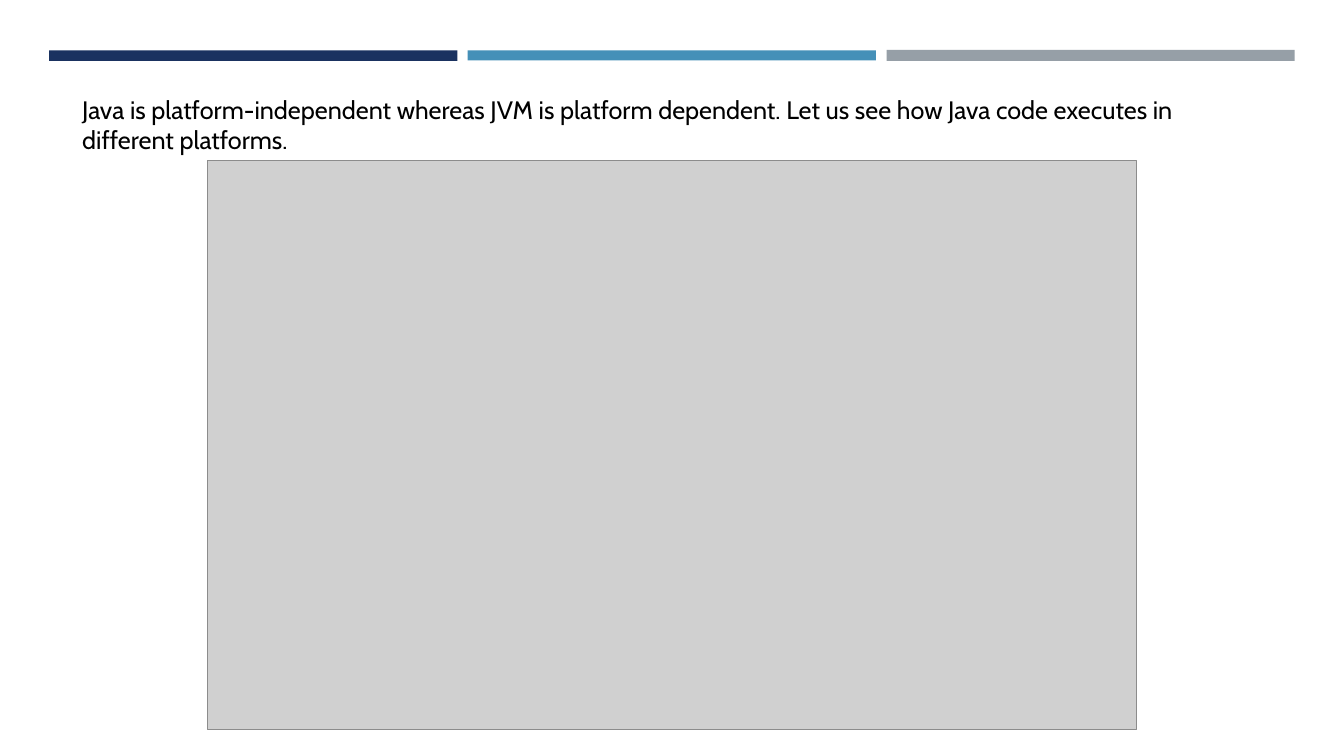
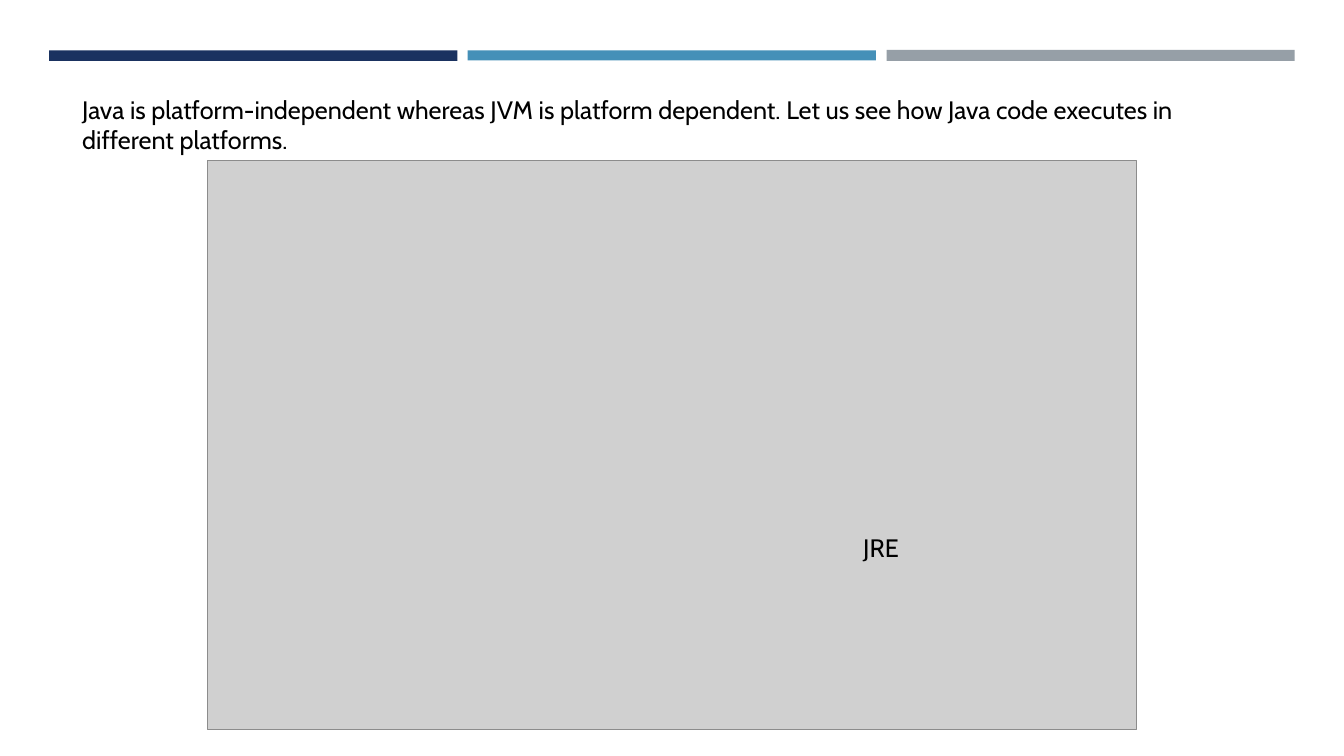
Before and after one commit to amantiwari8861/javaV1, a slide deck: slide 6 of javaSlides/Java Slides part 1.pptx (slide 5 before the commit). Drawn at 1344x756 pixels with LibreOffice and Linux fonts; fonts in the diff are those of the drawing; grey boxes stand for pictures. Boxes give left, top, right and bottom in pixels: in the first picture for what was removed or moved away, otherwise in the second. Text is boxed around its words. In the diff, an @@ line names an element or a change of style, - is before the commit and + after.

```diff
--- a/javaSlides/Java Slides part 1.pptx
+++ b/javaSlides/Java Slides part 1.pptx
@@ text added at (x1=863, y1=539, x2=899, y2=562), 18 pt, text #000000 @@
+JRE
```
Also in this commit, not shown: 3 other slides changed, 35 other files.
